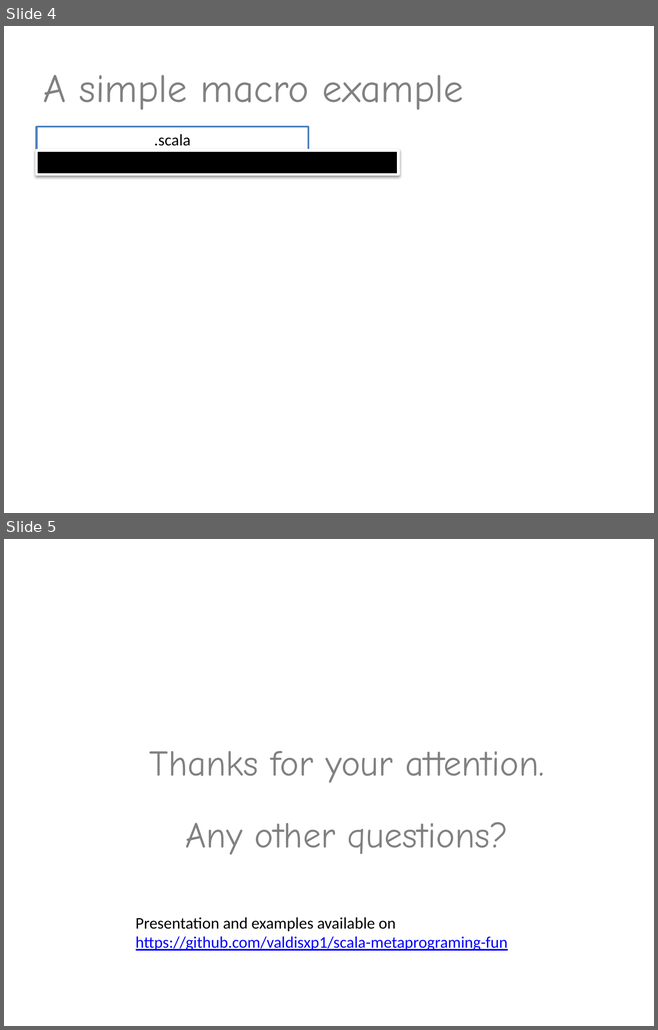
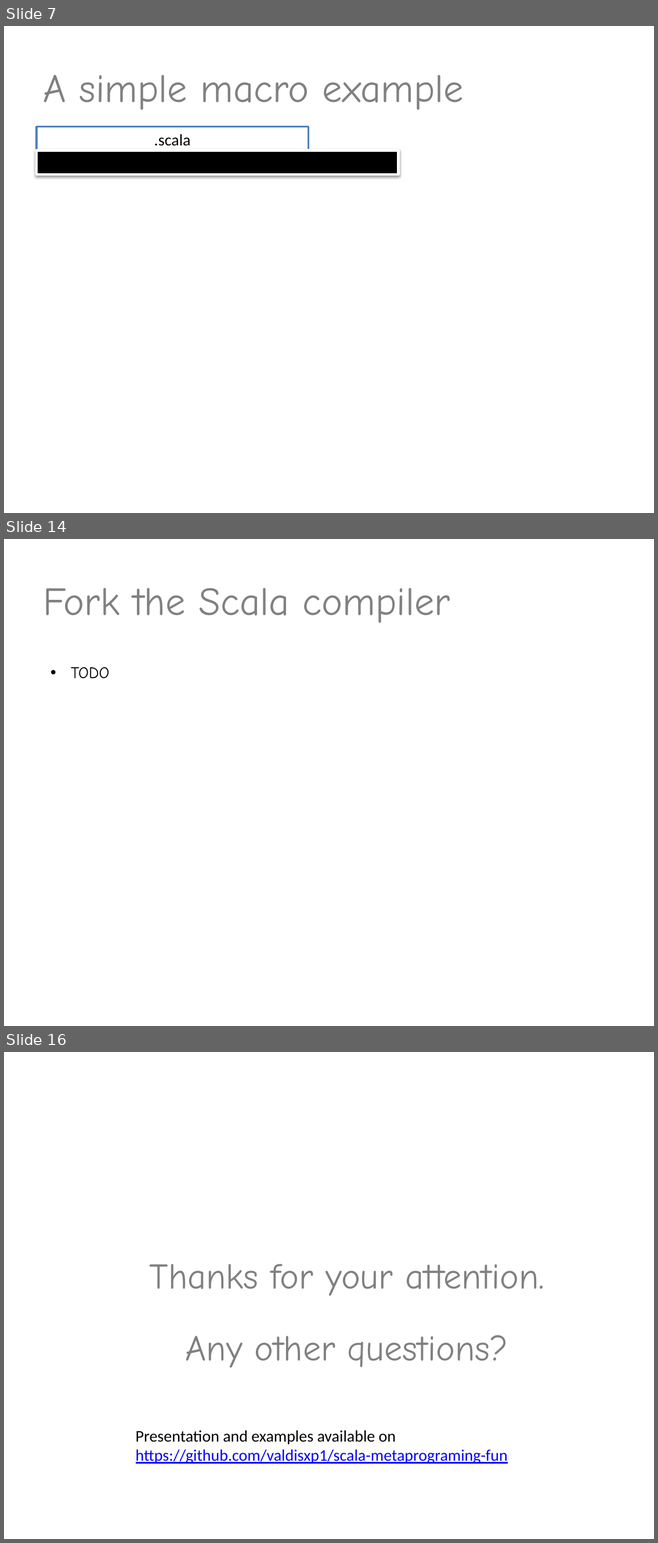
Before and after one commit to valdisxp1/scala-metaprograming-fun, a slide deck: Scala_metaprogramming.pptx. Shown one above the other, each under a label of ours: slides 4 and 5 before the commit, slides 7, 14 and 16 after it; the slides between them are not shown. The pictures are 658x1030 and 658x1543 pixels, drawn with LibreOffice and Linux fonts; fonts in the diff are those of the drawing. Boxes give left, top, right and bottom in pixels: in the first picture for what was removed or moved away, otherwise in the second. Text is boxed around its words. In the diff, an @@ line names an element or a change of style, - is before the commit and + after.

```diff
--- a/Scala_metaprogramming.pptx
+++ b/Scala_metaprogramming.pptx
@@ slide 14 added at <box>4,539,654,1026</box>, background #FFFFFF @@
@@ title added at <box>43,588,450,623</box>, 44 pt, text #808080 @@
+Fork the Scala compiler
@@ text added at <box>71,667,110,679</box>, 18 pt, text #000000 @@
+• TODO
@@ what was slide 4 is now slide 7 @@
@@ what was slide 5 is now slide 16 @@
```
Also in this commit, not shown: 10 other slides added.
